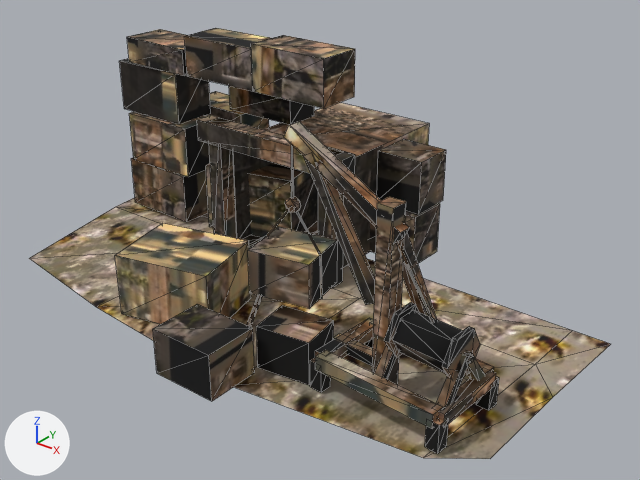
What one commit did to the glTF model godot/project/assets/forest_rescue/landmarks/lf_env_quarry_mine_LOD2.glb.
Camera for both pictures: a 50 mm camera at (9.52, -10.63, 7.33) aimed at (1.3, -0.35, 0.96). The axes (+X, +Y, +Z) are drawn at lower left. The lights are the same throughout. The picture after the commit comes second. Mesh edges are drawn as thin lines. Where no turn or scale is listed for an object, it has been applied to the vertices. Vertices at exactly the same position are counted once.

The first picture shows 'lf_env_quarry_mine_LOD2', 'lf_env_quarry_mine_base_LOD2'.
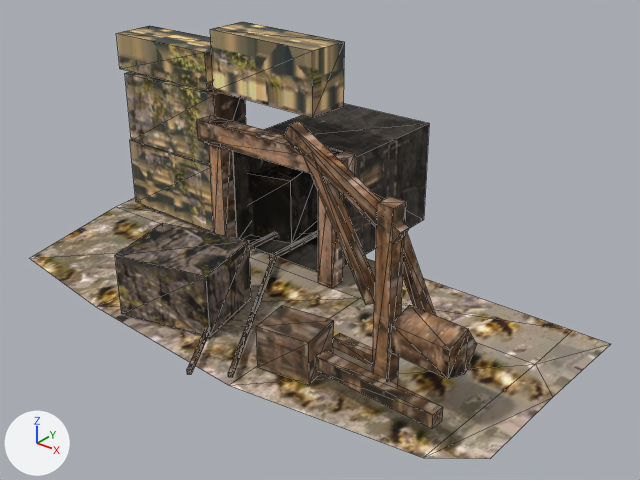
Edits to the bpy script that builds the scene:
```text
Change me_lf_env_quarry_mine_base_lod2:
    where me_lf_env_quarry_mine_base_lod2.from_pydata(...)  # 15 vertices, 16 faces; spans x -4.45..5.78, y -3.25..1.2, z -0.08..0.0
    used by ob_lf_env_quarry_mine_base_lod2; location = (0.0, 0.0, 0.0)
    me_lf_env_quarry_mine_base_lod2 part 1: texture (UV) coordinates of 16 of 16 faces, centred in x -3.34..5.54, y -2.13..0.77, z -0.06..-0.02, changed; they spanned u 0.0..0.27, v 0.01..0.63 and now span u 0.0..0.3, v 0.01..0.69
Change me_lf_env_quarry_mine_lod2:
    used by ob_lf_env_quarry_mine_lod2_1; location = (0.0, 0.0, 0.0)
    remove me_lf_env_quarry_mine_lod2.from_pydata(...)  # 444 vertices, 608 faces; spans x -4.07..5.18, y -3.73..3.2, z 0.0..3.83
    add me_lf_env_quarry_mine_lod2.from_pydata(...)  # 180 vertices, 246 faces; spans x -4.07..5.01, y -3.53..3.2, z 0.0..3.91
    me_lf_env_quarry_mine_lod2 part 2: the loose piece of 12 vertices spanning x 4.05..4.92, y -2.31..-1.67, z 0.79..1.31 is rebuilt with 10 vertices and now spans x 4.01..4.97, y -2.3..-1.6, z 0.71..1.39
    me_lf_env_quarry_mine_lod2 part 3: the loose piece of 8 vertices spanning x -3.72..-2.15, y 0.08..0.94, z 3.02..3.49 is rebuilt with 8 vertices and now spans x -4.07..-1.71, y 0.16..1.03, z 2.82..3.51
    me_lf_env_quarry_mine_lod2 part 4: the loose piece of 8 vertices spanning x -0.56..0.99, y 0.13..0.96, z 3.02..3.83 is rebuilt with 8 vertices and now spans x -1.59..0.78, y 0.14..1.02, z 2.82..3.91
    me_lf_env_quarry_mine_lod2 part 5: the loose piece of 8 vertices spanning x -4.02..-2.45, y 0.15..0.95, z 0.02..0.98 is rebuilt with 8 vertices and now spans x -4.02..-1.65, y 0.14..0.96, z 0.02..1.38
    me_lf_env_quarry_mine_lod2 part 6: 26 loose pieces with 238 vertices, spanning x -4.07..5.18, y -3.73..2.25, z 0.0..3.74, are deleted
    me_lf_env_quarry_mine_lod2 part 7: 24 vertices removed from x 3.97..5.01, y -2.39..-1.58, z 0.72..1.38
    me_lf_env_quarry_mine_lod2 part 8: 8 vertices removed from x -4.07..-2.51, y 0.16..1.03, z 2.02..2.98; 8 vertices added at x -3.87..-1.51, y 0.11..0.96, z 1.42..2.78
    me_lf_env_quarry_mine_lod2 part 9: 190 kept faces spanning x -2.34..5.01, y -3.53..3.2, z 0.0..3.55 get new texture (UV) coordinates
```

Location of each change, [x1, y1, x2, y2] in pixels of the pictures (640 x 480 px; the box of a moved part takes in the faces that stretch with it):
'lf_env_quarry_mine_LOD2', reshaped: before [115, 28, 499, 454]; after [115, 22, 477, 429]
part 1 of me_lf_env_quarry_mine_base_lod2, surface changed: [29, 197, 611, 459] in both
part 2 of me_lf_env_quarry_mine_lod2, rebuilt: before [393, 310, 463, 373]; after [390, 305, 477, 379]
part 3 of me_lf_env_quarry_mine_lod2, rebuilt: before [127, 29, 187, 76]; after [116, 26, 213, 90]
part 4 of me_lf_env_quarry_mine_lod2, rebuilt (30% wider, 30% taller): before [251, 35, 355, 108]; after [210, 22, 345, 117]
part 5 of me_lf_env_quarry_mine_lod2, rebuilt: before [131, 158, 208, 222]; after [130, 139, 214, 232]
part 6 of me_lf_env_quarry_mine_lod2, deleted: before [129, 28, 499, 454]
part 7 of me_lf_env_quarry_mine_lod2, deleted: before [384, 303, 480, 379]
part 8 of me_lf_env_quarry_mine_lod2, moved or reshaped: before [119, 58, 211, 124]; after [125, 71, 246, 164]
part 9 of me_lf_env_quarry_mine_lod2, surface changed: [115, 103, 443, 429] in both
